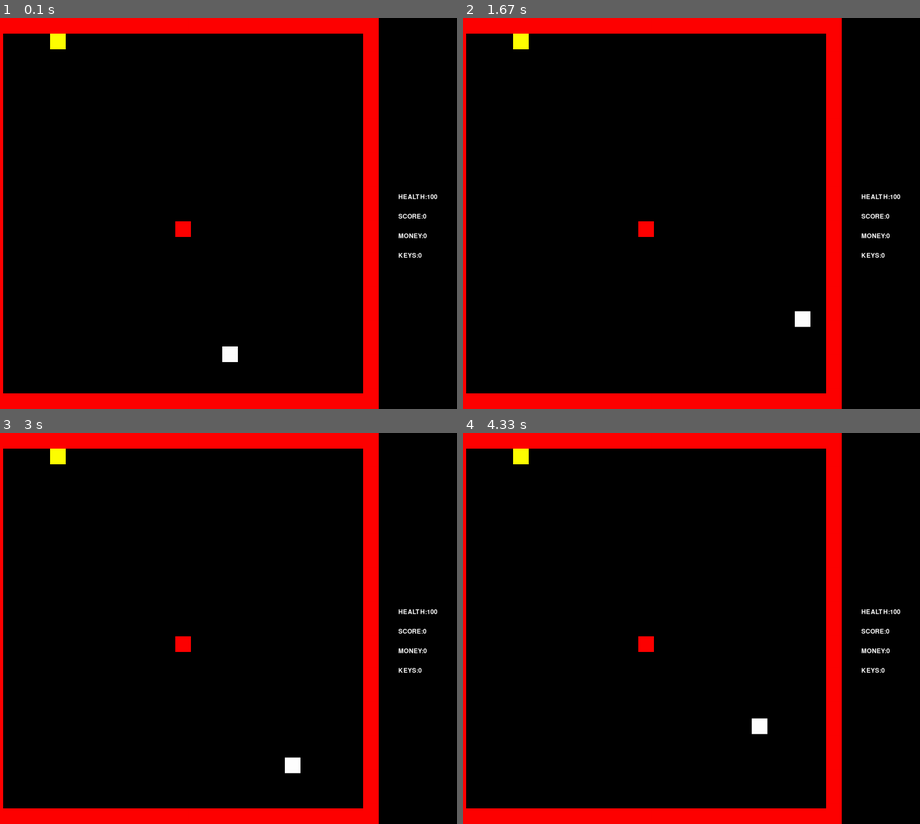
Above: before the commit, frames 1-4 (two rows, left to right).
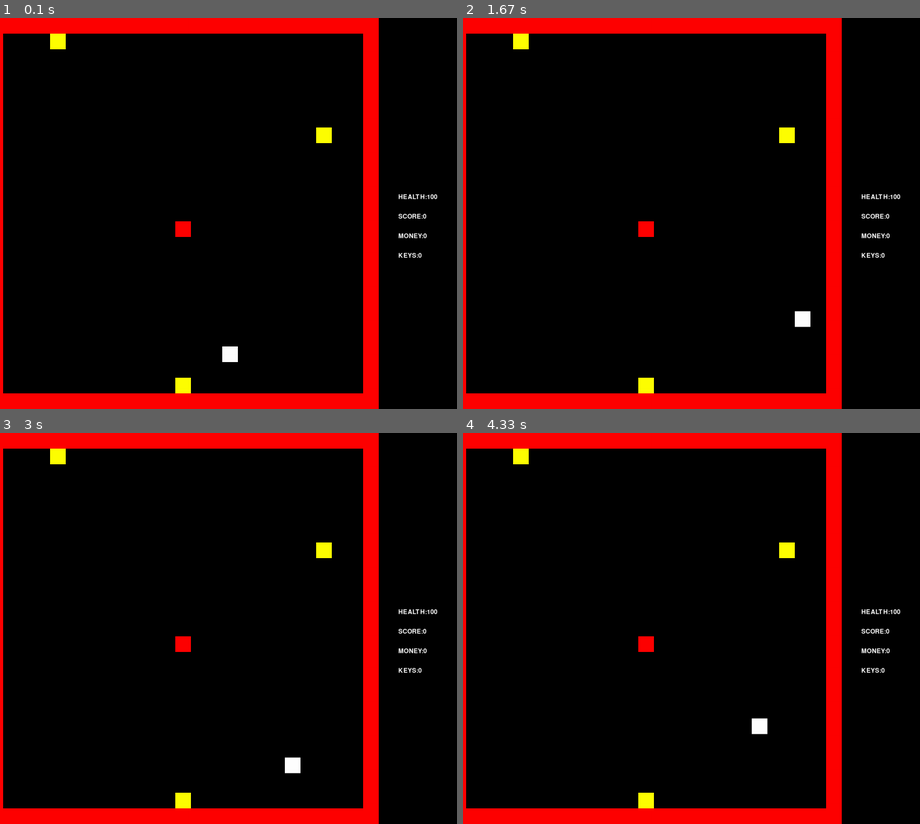
Above: after the commit, the same moments.

Repository: KonDoran/doran-classwork
Game: pygame game, started from Tile movement Project/Tile Movement Mini project.py
The game is run twice, just before and just after one commit, with the same random seed, the same clock (stepped at 60 frames per second) and the same inputs.
Inputs:
- Up to frame 1 (0.1 s): no input
- Up to frame 2 (1.67 s): hold Space 0.33-0.8 s; hold D 0.33-0.8 s; hold D 0.83-1.3 s; hold W 1.33-1.63 s
- Up to frame 3 (3 s): hold D 1.67-2.13 s; hold A 2.17-2.7 s; hold S from 2.73 s (still down)
- Up to frame 4 (4.33 s): release S at 3.03 s; hold A 3.07-3.47 s; hold W 3.5-3.87 s; hold D from 3.9 s (still down)

The runs differ from the first frame. In frame 1, 0.3% of the frame differs, in the area x 38-73%, y 28-96%; in frame 2, 0.3%; in frame 3, 0.3%; in frame 4, 0.3%.

Commit message:
Update Tile Movement Mini project.py

Diff:
--- a/Tile movement Project/Tile Movement Mini project.py
+++ b/Tile movement Project/Tile Movement Mini project.py
@@ -6,6 +6,7 @@
 GREEN = (0, 255, 0)
 RED = (255, 0, 0)
 YELLOW = (255, 255, 0)
+PINK = (255,20,147)
 
 pygame.init()
 
@@ -97,11 +98,18 @@
                 bullet = Bullet(RED, self.directionx, self.directiony)
                 bullet_group.add(bullet)
                 all_sprites_group.add(bullet)
-                bullet.rect.x = (player.rect.x) + 15
+
         #end if
         self.move(self.speed_x,self.speed_y)
         self.speed_x = 0
         self.speed_y = 0
+        player_hit_group = pygame.sprite.pygame.sprite.groupcollide(player_group, enemy_group, False, False)
+        for self in player_hit_group:
+            self.health -= 1
+            if self.health < 1:
+
+                self.kill()
+
     #end procedure
 
     def move(self, speedx, speedy):
@@ -148,6 +156,22 @@
  #       self.rect.y = player.rect.y
 
 #Define class for bullet
+class Key(pygame.sprite.Sprite):
+    def __init__(self,color,x,y):
+        super().__init__()
+        self.image = pygame.Surface([10,10])
+        self.image.fill(color)
+        self.rect = self.image.get_rect()
+        self.rect.y = y
+        self.rect.x = x
+
+    def update(self):
+        key_hit_group = pygame.sprite.groupcollide(key_group, player_group, True, False)
+        for self in key_hit_group:
+            player.gamekeys += 1
+            if  player.gamekeys == 3:
+                pass
+
 class Bullet(pygame.sprite.Sprite):
     def __init__(self, color, speedx, speedy):
         #Call the sprite constructor
@@ -157,8 +181,8 @@
         self.rect = self.image.get_rect()
         self.speedx = speedx
         self.speedy = speedy
-        self.rect.y = player.rect.y
-        self.rect.x = player.rect.x
+        self.rect.y = player.rect.y + 18
+        self.rect.x = player.rect.x  + 18
 
 
 
@@ -169,8 +193,7 @@
         self.rect.x += self.speedx
         if pygame.sprite.groupcollide(bullet_group, wall_group, True, False) == True:
             self.remove()
-        if pygame.sprite.groupcollide(bullet_group,enemy_group,True, True) == True:
-            pass
+
 
 
 class Wall(pygame.sprite.Sprite):
@@ -218,7 +241,16 @@
 
     #end procedure
     def update(self):
-        pass
+        enemy_hit_group = pygame.sprite.pygame.sprite.groupcollide(enemy_group, bullet_group, False, True)
+        for self in enemy_hit_group:
+            self.health -= 20
+            print(self.health)
+            if self.health < 1:
+                gamekey = Key(PINK, self.rect.x + 18, self.rect.y + 18)
+                all_sprites_group.add(gamekey)
+                key_group.add(gamekey)
+                self.kill()
+
 
     #end procedure
 
@@ -232,31 +264,31 @@
 
 
 level1 = [
-   [1,1,1,1,1,1,1,1,1,1,1,1,1,1,1,1,1,1,1,1,1,1,1,1,1],
-[1,0,0,0,0,0,0,0,0,0,0,0,0,0,0,0,0,0,0,0,0,0,0,0,1],
-[1,0,0,0,0,0,0,0,0,0,0,0,0,0,0,0,0,0,0,0,0,0,0,0,1],
-[1,0,0,0,0,0,0,0,0,0,0,0,0,0,0,0,0,0,0,0,0,0,0,0,1],
-[1,0,0,0,0,0,0,0,0,0,0,0,0,0,0,0,0,0,0,0,0,0,0,0,1],
-[1,0,0,0,0,0,0,0,0,0,0,0,0,0,0,0,0,0,0,0,0,0,0,0,1],
-[1,0,0,0,0,0,0,0,0,0,0,0,0,0,0,0,0,0,0,0,0,0,0,0,1],
-[1,0,0,0,0,0,0,0,0,0,0,0,0,0,0,0,0,0,0,0,0,0,0,0,1],
-[1,0,0,0,0,0,0,0,0,0,0,0,0,0,0,0,0,0,0,0,0,0,0,0,1],
-[1,0,0,0,0,0,0,0,0,0,0,0,0,0,0,0,0,0,0,0,0,0,0,0,1],
-[1,0,0,0,0,0,0,0,0,0,0,0,0,0,0,0,0,0,0,0,0,0,0,0,1],
-[1,0,0,0,0,0,0,0,0,0,0,0,0,0,0,0,0,0,0,0,0,0,0,0,1],
-[1,0,0,0,0,0,0,0,0,0,0,0,0,0,0,0,0,0,0,0,0,0,0,0,1],
-[1,0,0,0,0,0,0,0,0,0,0,0,2,0,0,0,0,0,0,0,0,0,0,0,1],
-[1,0,0,0,0,0,0,0,0,0,0,0,0,0,0,0,0,0,0,0,0,0,0,0,1],
-[1,0,0,0,0,0,0,0,0,0,0,0,0,0,0,0,0,0,0,0,0,0,0,0,1],
-[1,0,0,0,0,0,0,0,0,0,0,0,0,0,0,0,0,0,0,0,0,0,0,0,1],
-[1,0,0,0,0,0,0,0,0,0,0,0,0,0,0,0,0,0,0,0,0,0,0,0,1],
-[1,0,0,0,0,0,0,0,0,0,0,0,0,0,0,0,0,0,0,0,0,0,0,0,1],
-[1,0,0,0,0,0,0,0,0,0,0,0,0,0,0,0,0,0,0,0,0,0,0,0,1],
-[1,0,0,0,0,0,0,0,0,0,0,0,0,0,0,0,0,0,0,0,0,0,0,0,1],
-[1,0,0,0,0,0,0,0,0,0,0,0,0,0,0,3,0,0,0,0,0,0,0,0,1],
-[1,0,0,0,0,0,0,0,0,0,0,0,0,0,0,0,0,0,0,0,0,0,0,0,1],
-[1,0,0,0,0,0,0,0,0,0,0,0,0,0,0,0,0,0,0,0,0,0,0,0,1],
-[1,1,1,1,1,1,1,1,1,1,1,1,1,1,1,1,1,1,1,1,1,1,1,1,1]
+    [1,1,1,1,1,1,1,1,1,1,1,1,1,1,1,1,1,1,1,1,1,1,1,1,1],
+    [1,0,0,0,0,0,0,0,0,0,0,0,0,0,0,0,0,0,0,0,0,0,0,0,1],
+    [1,0,0,0,0,0,0,0,0,0,0,0,0,0,0,0,0,0,0,0,0,0,0,0,1],
+    [1,0,0,0,0,0,0,0,0,0,0,0,0,0,0,0,0,0,0,0,0,0,0,0,1],
+    [1,0,0,0,0,0,0,0,0,0,0,0,0,0,0,0,0,0,0,0,0,0,0,0,1],
+    [1,0,0,0,0,0,0,0,0,0,0,0,0,0,0,0,0,0,0,0,0,0,0,0,1],
+    [1,0,0,0,0,0,0,0,0,0,0,0,0,0,0,0,0,0,0,0,0,0,0,0,1],
+    [1,0,0,0,0,0,0,0,0,0,0,0,0,0,0,0,0,0,0,0,0,0,0,0,1],
+    [1,0,0,0,0,0,0,0,0,0,0,0,0,0,0,0,0,0,0,0,0,0,0,0,1],
+    [1,0,0,0,0,0,0,0,0,0,0,0,0,0,0,0,0,0,0,0,0,0,0,0,1],
+    [1,0,0,0,0,0,0,0,0,0,0,0,0,0,0,0,0,0,0,0,0,0,0,0,1],
+    [1,0,0,0,0,0,0,0,0,0,0,0,0,0,0,0,0,0,0,0,0,0,0,0,1],
+    [1,0,0,0,0,0,0,0,0,0,0,0,0,0,0,0,0,0,0,0,0,0,0,0,1],
+    [1,0,0,0,0,0,0,0,0,0,0,0,2,0,0,0,0,0,0,0,0,0,0,0,1],
+    [1,0,0,0,0,0,0,0,0,0,0,0,0,0,0,0,0,0,0,0,0,0,0,0,1],
+    [1,0,0,0,0,0,0,0,0,0,0,0,0,0,0,0,0,0,0,0,0,0,0,0,1],
+    [1,0,0,0,0,0,0,0,0,0,0,0,0,0,0,0,0,0,0,0,0,0,0,0,1],
+    [1,0,0,0,0,0,0,0,0,0,0,0,0,0,0,0,0,0,0,0,0,0,0,0,1],
+    [1,0,0,0,0,0,0,0,0,0,0,0,0,0,0,0,0,0,0,0,0,0,0,0,1],
+    [1,0,0,0,0,0,0,0,0,0,0,0,0,0,0,0,0,0,0,0,0,0,0,0,1],
+    [1,0,0,0,0,0,0,0,0,0,0,0,0,0,0,0,0,0,0,0,0,0,0,0,1],
+    [1,0,0,0,0,0,0,0,0,0,0,0,0,0,0,3,0,0,0,0,0,0,0,0,1],
+    [1,0,0,0,0,0,0,0,0,0,0,0,0,0,0,0,0,0,0,0,0,0,0,0,1],
+    [1,0,0,0,0,0,0,0,0,0,0,0,0,0,0,0,0,0,0,0,0,0,0,0,1],
+    [1,1,1,1,1,1,1,1,1,1,1,1,1,1,1,1,1,1,1,1,1,1,1,1,1]
 
     ]
 
@@ -271,13 +303,16 @@
 player_group = pygame.sprite.Group()
 bullet_group = pygame.sprite.Group()
 enemy_group = pygame.sprite.Group()
+key_group = pygame.sprite.Group()
 #Create an instance of player
 
-for enemies in range(0,3):
-    xpos = random.randint(1,24)
-    ypos = random.randint(1,24)
+enemies = 0
+while enemies != 3:
+    xpos = random.randint(1,23)
+    ypos = random.randint(1,23)
     if level1[xpos][ypos] == 0:
         level1[xpos][ypos] = 4
+        enemies = enemies +1
 
 for j in range(len(level1)):
     for i in range(len(level1[j])):
